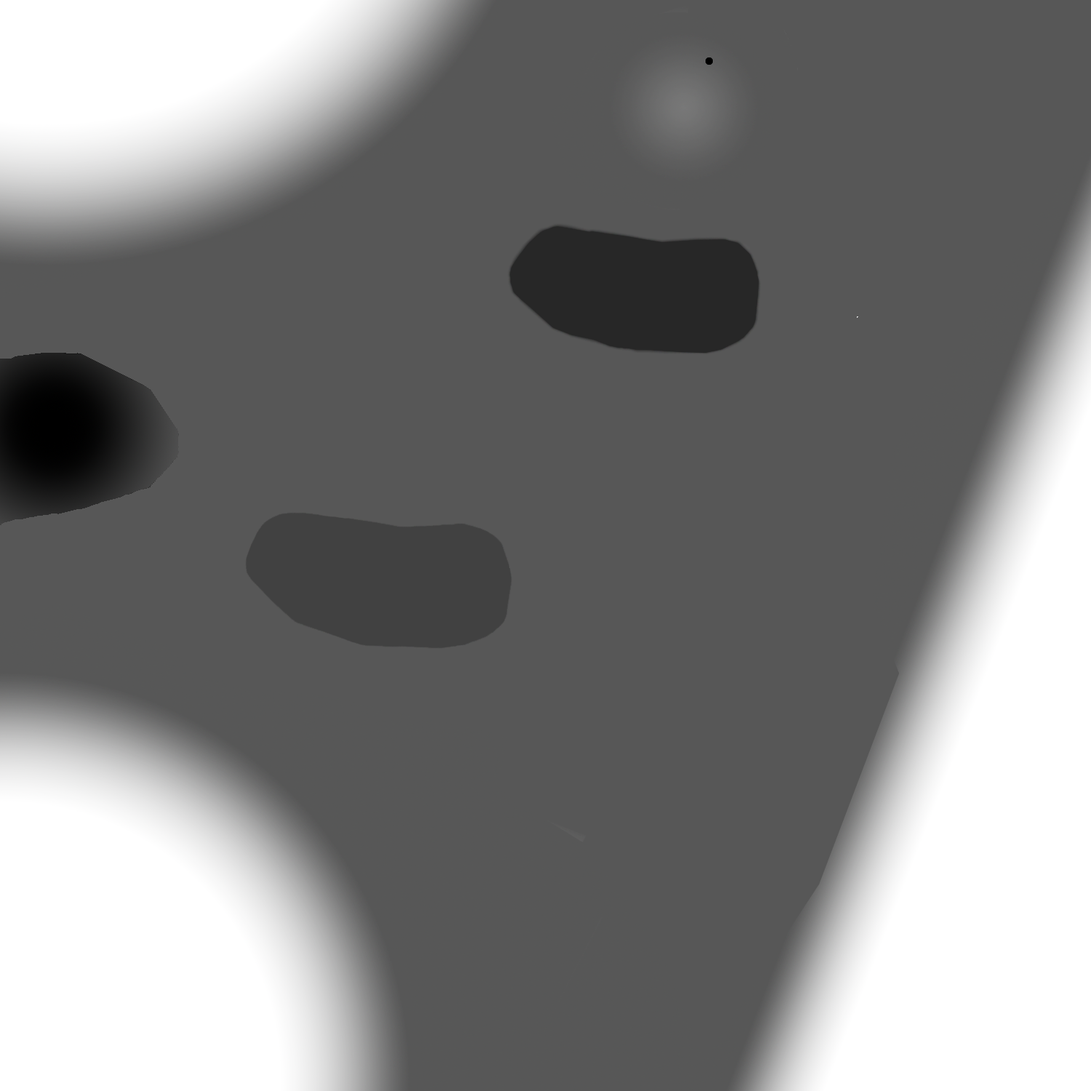
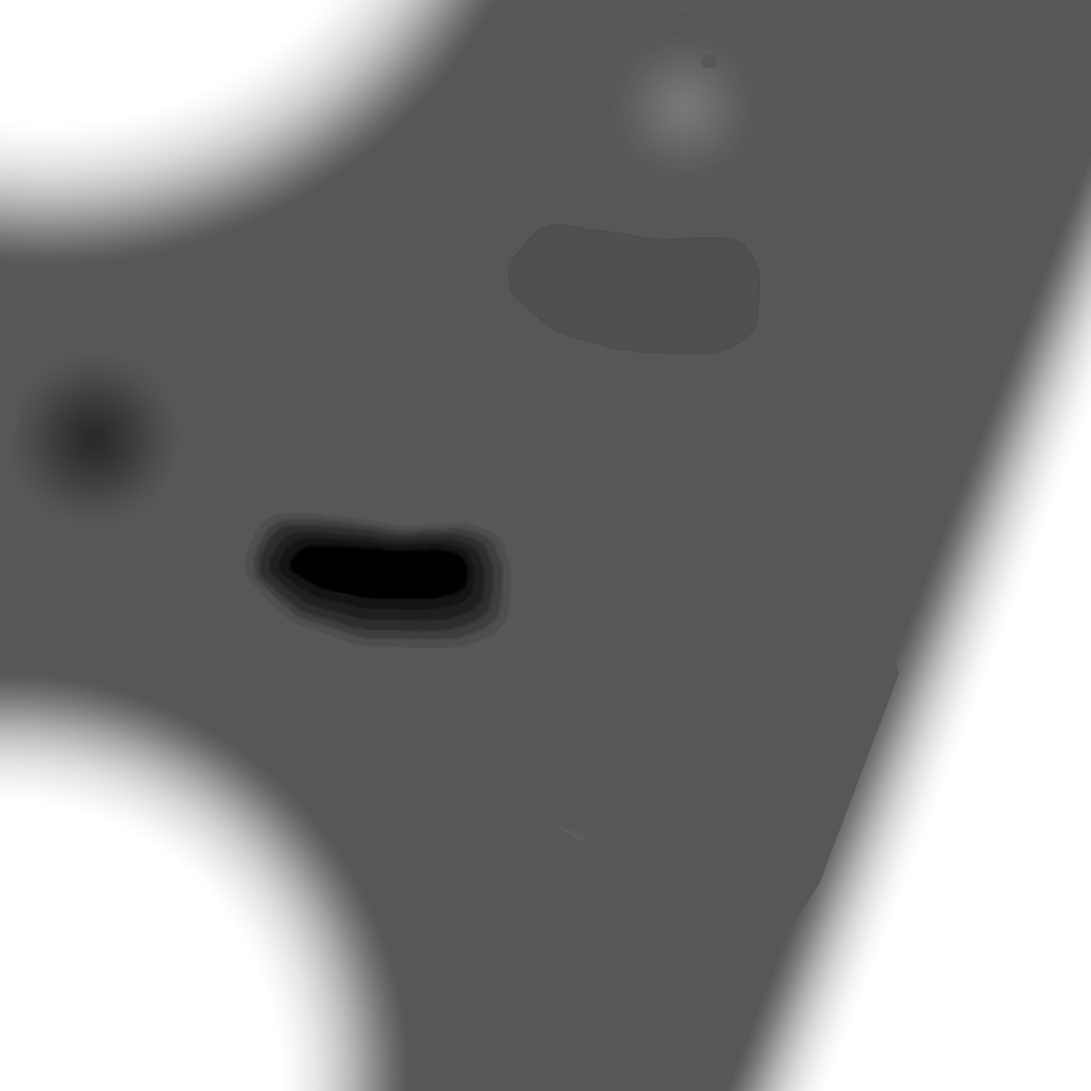
Revision of a layered 1091×1091 image; what changed, layer by layer:
painted on "レイヤー 0" over [0, 54, 859, 650]
